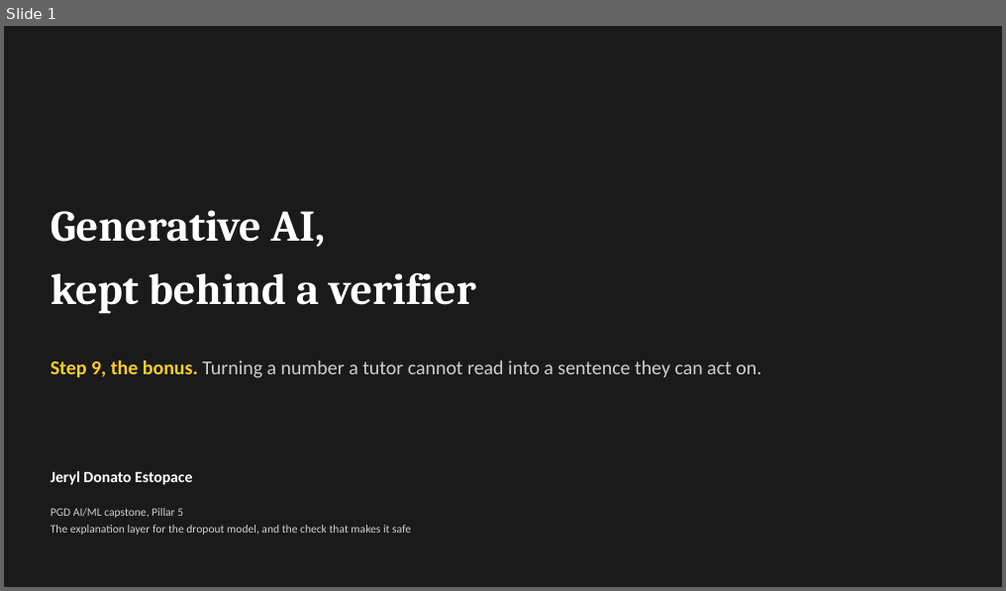
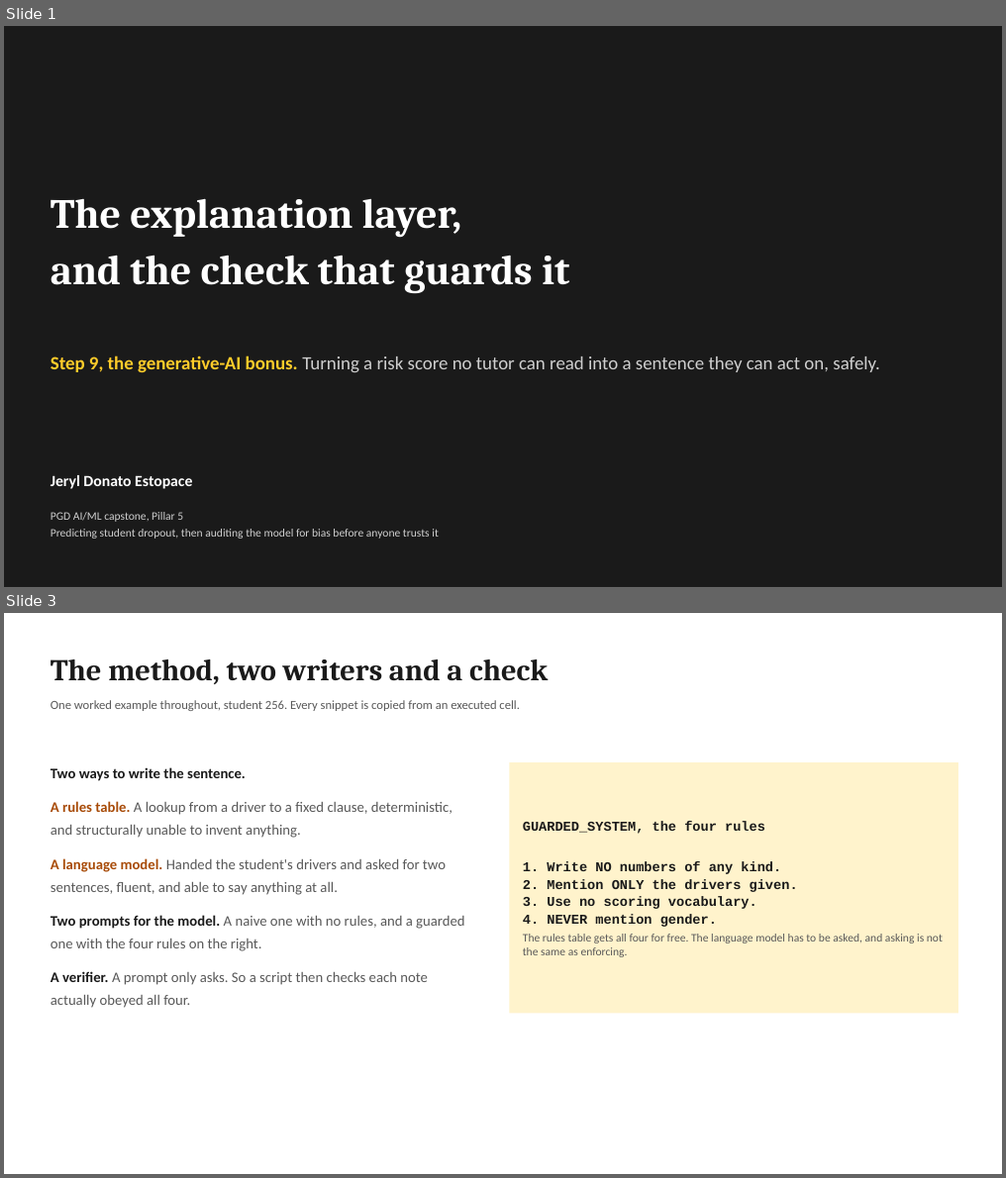
Before and after one commit to jeryldev/pgdaiml-capstone, a slide deck: presentations/genai_bonus.pptx. Shown one above the other, each under a label of ours: slide 1 before the commit, slides 1 and 3 after it; the slides between them are not shown. The pictures are 1006x591 and 1006x1178 pixels, drawn with LibreOffice and Linux fonts; fonts in the diff are those of the drawing. Boxes give left, top, right and bottom in pixels: in the first picture for what was removed or moved away, otherwise in the second. Text is boxed around its words. In the diff, an @@ line names an element or a change of style, - is before the commit and + after.

Commit message:
feat: rebuild genai bonus deck

```diff
--- a/presentations/genai_bonus.pptx
+++ b/presentations/genai_bonus.pptx
@@ slide 3 added at <box>4,613,1002,1174</box>, background #FFFFFF @@
@@ text added at <box>51,660,548,684</box>, 29 pt, text #1A1A1A, bold @@
+The method, two writers and a check
@@ text added at <box>51,700,520,711</box>, 12 pt, text #595959 @@
+One worked example throughout, student 256. Every snippet is copied from an executed cell.
@@ text added at <box>51,767,464,1008</box>, 14 pt, text #595959 @@
+Two ways to write the sentence.
+A rules table. A lookup from a driver to a fixed clause, deterministic, and structurally unable to invent anything.
+A language model. Handed the student's drivers and asked for two sentences, fluent, and able to say anything at all.
+Two prompts for the model. A naive one with no rules, and a guarded one with the four rules on the right.
+A verifier. A prompt only asks. So a script then checks each note actually obeyed all four.
@@ rectangle added at <box>509,762,958,1014</box>, fill #FFF3CC, 13 pt, text #1A1A1A, bold @@
+GUARDED_SYSTEM, the four rules
+1. Write NO numbers of any kind.
+2. Mention ONLY the drivers given.
+3. Use no scoring vocabulary.
+4. NEVER mention gender.
+The rules table gets all four for free. The language model has to be asked, and asking is not the same as enforcing.
@@ slide 1 changed as well @@
@@ text at <box>51,198,569,294</box>: text changed; size 42 to 40 pt @@
-Generative AI,
-kept behind a verifier
+The explanation layer,
+and the check that guards it
@@ text at <box>51,356,879,373</box>: text changed; size 19 to 18 pt @@
-Step 9, the bonus. Turning a number a tutor cannot read into a sentence they can act on.
+Step 9, the generative-AI bonus. Turning a risk score no tutor can read into a sentence they can act on, safely.
@@ text "Jeryl Donato Estopace": place and size @@
-text "Jeryl Donato Estopace" at <box>51,472,192,485</box>
+text "Jeryl Donato Estopace" at <box>51,475,192,489</box>
@@ text at <box>51,529,439,539</box>: text changed @@
-The explanation layer for the dropout model, and the check that makes it safe
+Predicting student dropout, then auditing the model for bias before anyone trusts it
```
Also in this commit, not shown: 1 other slide changed, 5 other slides added, 4 slides removed, 5 other files.
